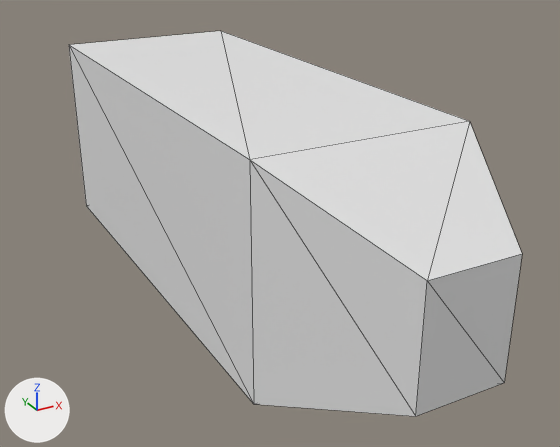
One commit to the glTF model models/ship/scene.gltf: the scene before it, then after it.
The view is the same before and after, from a 50 mm lens placed at (-1.38, -2.62, 1.17), pointed at (0.04, -0.04, -0.11). Every picture has the same lights, and +X, +Y and +Z are marked at lower left. The older version comes first. Mesh edges are drawn as thin lines. Vertices at exactly the same position are counted once.
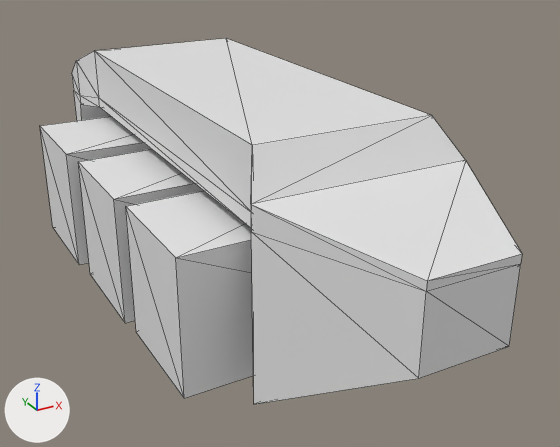
Pixel boxes (x1, y1, x2, y2) of what changed, in the pictures (560 x 447 px):
```json
{"object": "Cube", "change": "reshaped", "before": [69, 31, 522, 416], "after": [40, 38, 522, 404], "on screen": "6% wider"}
{"part": 1, "of": "me_cube", "change": "added", "after": [40, 116, 151, 265]}
{"part": 2, "of": "me_cube", "change": "cut back", "before": [69, 31, 522, 416], "after": [72, 38, 522, 404]}
```

Edits to the scene script, one JSON object a line:
```json
{"block": "me_cube", "where": "# used by ob_cube; location = (0.0, 0.0, 0.0)"}
{"op": "remove", "block": "me_cube", "code": "me_cube.from_pydata(...)  # 12 vertices, 20 faces; spans x -0.42..0.42, y -1.22..1.31, z -0.43..0.43"}
{"op": "add", "block": "me_cube", "code": "me_cube.from_pydata(...)  # 60 vertices, 104 faces; spans x -0.64..0.6, y -1.22..1.31, z -0.45..0.43"}
{"block": "me_cube", "change": "me_cube part 1: a new loose piece, a box spanning x -0.64..0.6, y 0.63..1.12, z -0.44..0.1, in mat_material (white #e7e7e7)"}
{"block": "me_cube", "change": "me_cube part 2"}
{"block": "me_cube", "change": "5 vertices are removed from x -0.42..0.42, y -1.22..1.31, z -0.22..0.43"}
{"block": "me_cube", "change": "19 faces are deleted"}
{"block": "me_cube", "change": "1 vertex moves from x 0.17, y -1.22, z -0.22 to x 0.17, y -1.22, z -0.09"}
{"block": "me_cube", "change": "39 vertices are added at x -0.62..0.59, y -1.22..1.31, z -0.45..0.43"}
{"block": "me_cube", "change": "6 new vertices lie (0.0, 0.48, 0.0) away from vertices in x -0.6..0.59, y -0.53..0.1, z -0.45..0.09"}
{"block": "me_cube", "change": "91 new faces join them"}
```
